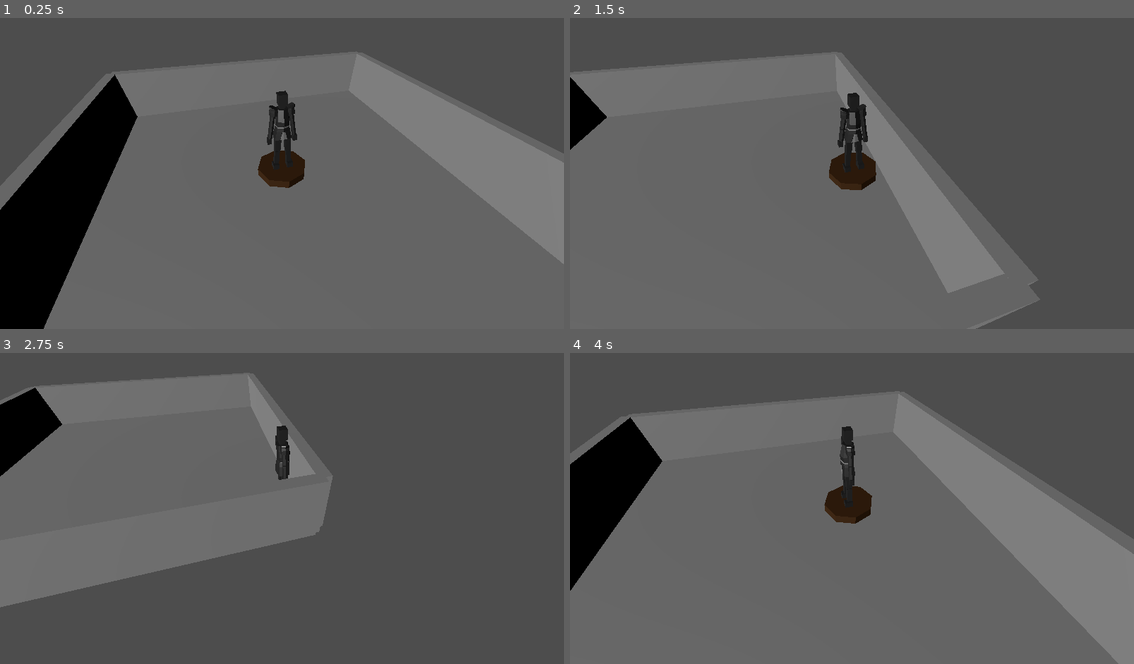
Above: before the commit, frames 1-4 (two rows, left to right).
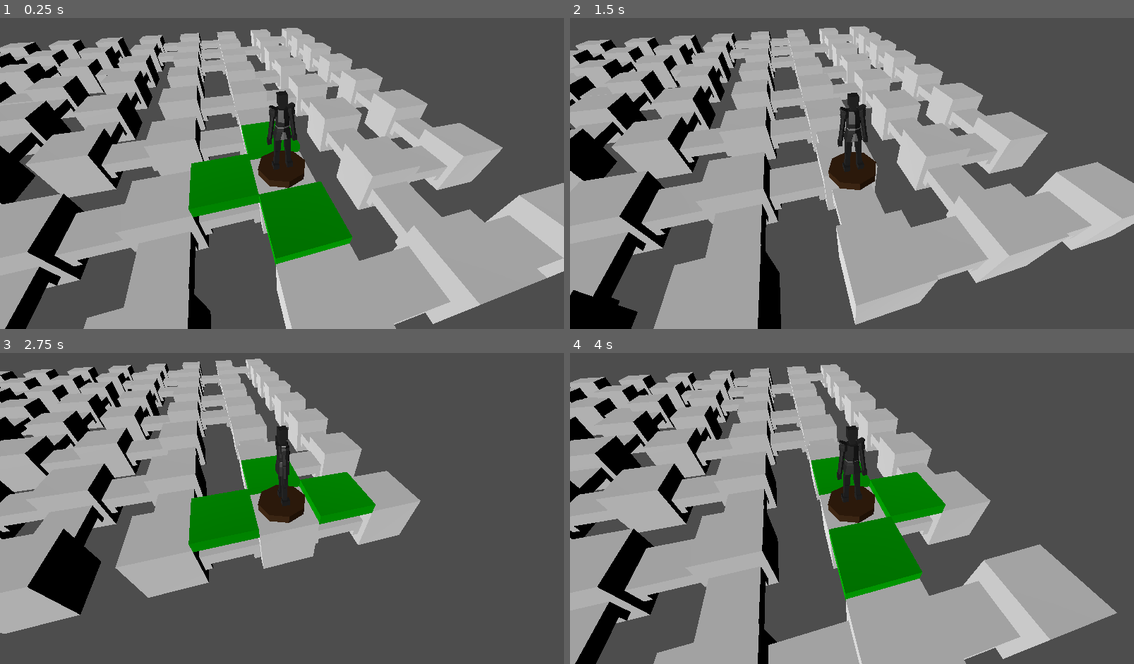
Above: after the commit, the same moments.

Repository: Jikolin/My-game
Game: Godot game, scene res://scenes/main.tscn
The game is run twice, just before and just after one commit, with the same random seed, the same clock (stepped at 60 frames per second) and the same inputs.
Inputs (mouse positions are in pixels of both pictures, inside the frame that each line leads up to):
- Up to frame 1 (0.25 s): no input
- Up to frame 2 (1.5 s): tap Enter at 0.5 s; move the mouse to (976, 154) at 0.52 s; hold D (right) 0.53-1.28 s; click (976, 154) at 0.67 s; move the mouse to (739, 185) at 1.27 s; hold S (down) from 1.28 s (still down)
- Up to frame 3 (2.75 s): move the mouse to (338, 436) at 2.02 s; release S (down) at 2.03 s; hold D (right) from 2.03 s (still down)
- Up to frame 4 (4 s): move the mouse to (823, 567) at 2.77 s; release D (right) at 2.78 s; hold W (up) 2.78-3.53 s; click (823, 567) at 2.92 s; move the mouse to (1021, 552) at 3.52 s; hold A (left) from 3.53 s (still down)

The runs differ from the first frame. In frame 1, 70% of the frame differs, in the area x 0-100%, y 3-100%; in frame 2, 65%; in frame 3, 41%; in frame 4, 67%.

Commit message:
including rust

Diff:
--- a/project.godot
+++ b/project.godot
@@ -37,6 +37,11 @@
 "events": [Object(InputEventKey,"resource_local_to_scene":false,"resource_name":"","device":-1,"window_id":0,"alt_press …(192 unchanged characters)…
 ]
 }
+switch_map={
+"deadzone": 0.2,
+"events": [Object(InputEventKey,"resource_local_to_scene":false,"resource_name":"","device":-1,"window_id":0,"alt_pressed":false,"shift_pressed":false,"ctrl_pressed":false,"meta_pressed":false,"pressed":false,"keycode":0,"physical_keycode":4194306,"key_label":0,"unicode":0,"location":0,"echo":false,"script":null)
+]
+}
 
 [physics]
 
--- a/scenes/enitites/player.tscn
+++ b/scenes/enitites/player.tscn
@@ -11,7 +11,6 @@
 metadata/_custom_type_script = "uid://dj11m1vpoou2h"
 
 [node name="CollisionShape3D" type="CollisionShape3D" parent="." unique_id=1176721564]
-transform = Transform3D(1, 0, 0, 0, 1, 0, 0, 0, 1, 0.040100098, 0.060012817, -0.04776001)
 shape = SubResource("BoxShape3D_3vyb7")
 
 [node name="Model" parent="." unique_id=2091457452 instance=ExtResource("2_g2els")]
--- a/scripts/main.gd
+++ b/scripts/main.gd
@@ -5,6 +5,8 @@
 var player_s_pos: Vector2i
 var map: MapLayer
 var map_grid: GridMap
+
+var room
 
 
 func _ready() -> void:
@@ -15,6 +17,7 @@
 	player.setup(map.get_simple_grid(), map.s_cell)
 	player_s_pos = Vector2i(player.position.x - 0.5, player.position.z - 0.5)
 	player.enter_the_room.connect(enter_the_room)
+	player.exit_the_room.connect(exit_the_room)
 
 	add_child(map_grid)
 
@@ -29,9 +32,13 @@
 	if !player.is_in_the_room:
 		player.position = Vector3(0, 0, 0)
 		var player_grid_pos = Vector2i(player.position.x-0.5, player.position.z-0.5)
-		map.generate_room(coords, player_grid_pos)
-		var room = map.build_room(coords, map)
+		if !map.grid[player_grid_pos.x][player_grid_pos.y]:
+			map.generate_room(coords, player_grid_pos)
+		room = map.build_room(coords, map)
 		add_child(room)
-		player.reparent(room)
 		map_grid.hide()
-		#process_mode = Node.PROCESS_MODE_DISABLED
+
+
+func exit_the_room() -> void:
+	remove_child(room)
+	map_grid.show()
--- a/scripts/map.gd
+++ b/scripts/map.gd
@@ -7,8 +7,9 @@
 enum CellState{OUT_OF_GRID, USED, FREE}
 
 
+
 class Room:
-	var type: AABB
+	#var type: AABB
 	var enter: Vector3
 	var exits: Array[Vector3]
 
@@ -18,8 +19,6 @@
 		for cell in map.get_near_cells(coords):
 			if cell != n_enter:
 				exits.append(Vector3(cell.x, 0.5, cell.y))
-		print("Enter: ", enter)
-		print("Exits: ", exits)
 
 
 class Cell:
--- a/scripts/player.gd
+++ b/scripts/player.gd
@@ -3,13 +3,17 @@
 
 
 signal enter_the_room(coords: Vector2i)
+var map_pos: Vector3
+signal exit_the_room()
 
 var speed := 3.5
 var target_velocity = Vector3.ZERO
+
 var step_speed := 3
 const step_size := 2
 var is_moving := false
 var is_in_the_room := false
+
 var target_pos := Vector3.ZERO
 var target_rot := Basis.IDENTITY
 
@@ -38,7 +42,7 @@
 
 
 func _unhandled_input(event: InputEvent) -> void:
-	if is_in_the_room:
+	if !is_in_the_room:
 		if event.is_action_pressed("right"):
 			_try_move(Vector3(1, 0, 0))
 		elif event.is_action_pressed("left"):
@@ -47,6 +51,19 @@
 			_try_move(Vector3(0, 0, -1))
 		elif event.is_action_pressed("down"):
 			_try_move(Vector3(0, 0, 1))
+
+		if !is_moving:
+			if event.is_action_pressed("switch_map"):
+				map_pos = position
+				enter_the_room.emit(Vector2i(position.x-0.5, position.z-0.5))
+				is_in_the_room = true
+
+	#elif !is_moving:
+	else:
+		if event.is_action_pressed("switch_map"):
+			exit_the_room.emit()
+			is_in_the_room = false
+			position = map_pos
 
 
 func _try_move(direction: Vector3):
@@ -58,7 +75,7 @@
 
 
 func _physics_process(delta: float) -> void:
-	if is_moving and !is_in_the_room:
+	if is_moving:
 		var new_pos = position.move_toward(target_pos, step_speed * delta)
 		var curr_basis = basis
 		position = new_pos
@@ -69,7 +86,7 @@
 			is_moving = false
 			_show_poss_moves()
 
-	elif is_in_the_room:
+	if is_in_the_room:
 		var direction = Vector3.ZERO
 
 		if Input.is_action_pressed("right"):
@@ -83,22 +100,19 @@
 
 		if direction != Vector3.ZERO:
 			direction = direction.normalized()
-			# Setting the basis property will affect the rotation of the node.
 			target_rot = Basis.looking_at(-direction, Vector3.UP)
 			var curr_basis = basis
 			basis = curr_basis.slerp(target_rot, 0.25)
 
-
-		# Ground Velocity
 		target_velocity.x = direction.x * speed
 		target_velocity.z = direction.z * speed
 
 		velocity = target_velocity
 		move_and_slide()
 
-	elif !is_in_the_room:
-		enter_the_room.emit(Vector2i(position.x-0.5, position.z-0.5))
-		is_in_the_room = true
+	#elif !is_in_the_room:
+		#enter_the_room.emit(Vector2i(position.x-0.5, position.z-0.5))
+		#is_in_the_room = true
 
 
 func _is_move_possible(direction: Vector3) -> bool:
@@ -112,8 +126,6 @@
 
 
 func _show_poss_moves() -> void:
-	if not is_inside_tree():
-		pass
 	for dir in DIRECTIONS:
 		if _is_move_possible(Vector3(dir.x, 0, dir.y)):
 			var indicator = move_indicator.instantiate()
Not shown, added: rust.gdextension.uid
Not shown, changed: .gitignore
Not shown, added: rust.gdextension
Not shown, added: rust/Cargo.lock
Not shown, added: rust/Cargo.toml
Not shown, added: rust/src/lib.rs
Not shown, added: rust/src/map.rs
